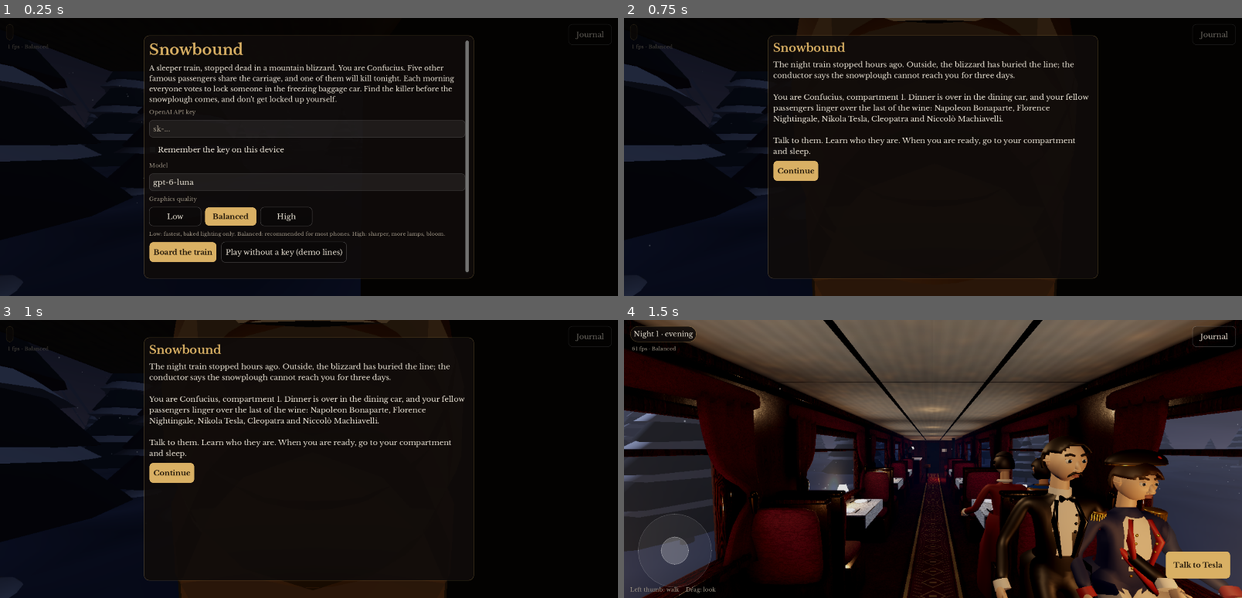
Above: before the commit, frames 1-4 (two rows, left to right).
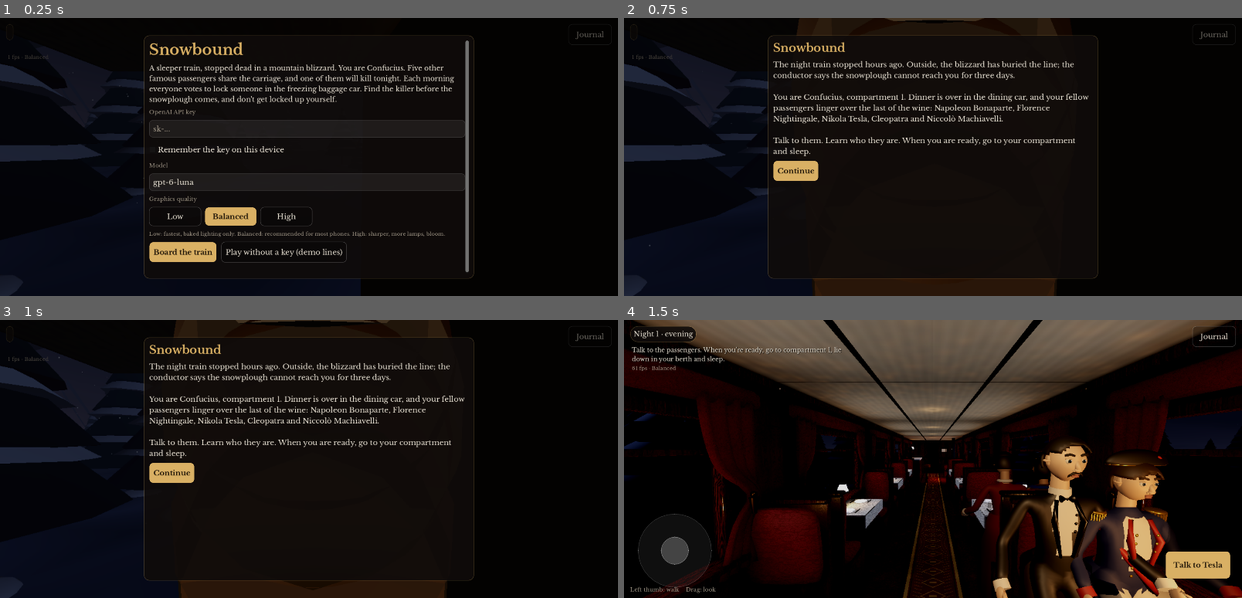
Above: after the commit, the same moments.

Repository: woj22/decomphq
Game: Godot game, scene res://main.tscn
The game is run twice, just before and just after one commit, with the same random seed, the same clock (stepped at 60 frames per second) and the same inputs.
Inputs:
- Up to frame 1 (0.25 s): no input
- Up to frame 2 (0.75 s): click "Play without a key (demo line…" at 0.5 s
- Up to frame 3 (1 s): no input
- Up to frame 4 (1.5 s): click "Continue" at 1.25 s

The runs differ from the first frame. In frame 1, less than 0.1% of the frame differs, in the area x 1-8%, y 9-15%; in frame 2, less than 0.1%; in frame 3, less than 0.1%; in frame 4, 21%, in the area x 0-100%, y 9-100%.

Commit message:
Snowbound 0.4: walk back to your room, closed carriage joins, night outside
- The walkable areas at the carriage join didn't overlap, so you couldn't walk
  from the dining car back to the sleeper. They now overlap at every join; a
  flood-fill check reaches every compartment, the office, the vestibule, the
  gangway and the bar from the dining car.
- The dining car gets an end wall at the gangway (panelling, a framed doorway,
  two wall lamps; baked), the vestibule gets a lamp and a ceiling, and the
  baggage door gets a frame that closes the slits around it.
- The sky follows the time of day: dark at evening and night, dawn in the
  morning, overcast daylight by day (sky, moonlight, fog, mountains, snow).
  Window glass no longer catches lamp light like a frosted panel, so night
  windows read as dark panes.
- A line under the phase says what to do next (sleep in your berth, walk into
  the dining car for the tribunal, ...).

Co-Authored-By: Claude Opus 5.5 <noreply@anthropic.com>
Claude-Session: https://claude.ai/code/session_018j8SHi8bFekQHFJ7qP3ouV

Diff:
--- /dev/null
+++ b/snowbound/assets/train/dining_entry_lights.json
@@ -0,0 +1,18 @@
+[
+ {
+  "pos": [
+   -0.95,
+   1.73,
+   0.21
+  ],
+  "kind": "sconce"
+ },
+ {
+  "pos": [
+   0.95,
+   1.73,
+   0.21
+  ],
+  "kind": "sconce"
+ }
+]
--- a/snowbound/assets/train/sleeper_rear_lights.json
+++ b/snowbound/assets/train/sleeper_rear_lights.json
@@ -14,5 +14,13 @@
    15.4
   ],
   "kind": "dome"
+ },
+ {
+  "pos": [
+   0.0,
+   2.03,
+   16.7
+  ],
+  "kind": "dome"
  }
 ]
--- a/snowbound/scripts/game.gd
+++ b/snowbound/scripts/game.gd
@@ -44,7 +44,8 @@
 # ------------------------------------------------------------------ phases
 func evening() -> void:
 	story.phase = "evening"
-	ui.set_phase("Night %d · evening" % story.night)
+	ui.set_phase("Night %d · evening" % story.night, "Talk to the passengers. When you're ready, go to compartment 1, lie down in your berth and sleep.")
+	train.set_time("night")
 	_seat_guests_dining(1.0)
 	_staff_positions()
 	for n in doors:
@@ -63,6 +64,7 @@
 		await _fade_card("The last night", "You lie down for the last time in this carriage. Toward dawn, through the wind, a deep mechanical rumble.")
 		await ending()
 		return
+	train.set_time("night")
 	await _fade_card("Night %d" % story.night, "You lie down in your berth. The wind leans on the carriage; the lamps tick as they cool. Somewhere a door slides.")
 	var res := story.resolve_night()
 	_clear_clues()
@@ -74,7 +76,8 @@
 		await ending()
 		return
 	story.phase = "morning"
-	ui.set_phase("Morning %d" % story.night)
+	ui.set_phase("Morning %d" % story.night, "Look at the scene if you like, then walk into the dining car: the tribunal starts when you enter.")
+	train.set_time("dawn")
 	player.put(Vector3(0.0, 0, Layout.compartment_z(1) + 1.1), -PI / 2.0)
 	for n in doors:
 		_set_door(n, true)
@@ -105,7 +108,7 @@
 	_tribunal_pending = false
 	_busy = true
 	story.phase = "tribunal"
-	ui.set_phase("Morning %d · tribunal" % story.night)
+	ui.set_phase("Morning %d · tribunal" % story.night, "")
 	if not story.player_locked:
 		player.sit(Layout.dining_seats()[4])
 	player.frozen = true
@@ -186,7 +189,8 @@
 func day() -> void:
 	story.phase = "day"
 	var d := story.night
-	ui.set_phase("Day %d · the train is still snowbound" % d)
+	ui.set_phase("Day %d · the train is still snowbound" % d, "Investigate: talk, knock on doors, search, ask the staff. Lie down in your berth to end the day." if not story.player_locked else "You are in the baggage car. Speak through the door; at nightfall, the train sleeps.")
+	train.set_time("day")
 	story.night += 1   # the next sleep is the next night
 	for id in story.free_guests():
 		var p: Person = people[id]
@@ -205,6 +209,7 @@
 
 func ending() -> void:
 	story.phase = "ending"
+	train.set_time("dawn")
 	var won := story.culprit in story.locked
 	var who: String = Cast.GUESTS[story.culprit]["name"]
 	var dead := story.victims.map(func(v): return Cast.display(v["id"]))
--- a/snowbound/scripts/layout.gd
+++ b/snowbound/scripts/layout.gd
@@ -10,18 +10,19 @@
 ## [x0, x1, z0, z1]
 static func walk_rects() -> Array:
 	var r := [
-		[0.55, 1.3, -1.35, 16.35],          # sleeper corridor (front vestibule to the rear)
+		# neighbouring areas overlap by at least 0.25 m so you can always walk across a join
+		[0.55, 1.3, -1.35, 16.75],          # sleeper corridor (front vestibule to the rear vestibule)
 		[-1.2, 0.3, 14.6, 16.2],            # conductor's office
-		[0.2, 0.62, 15.15, 15.75],          # office doorway
-		[-1.3, 1.3, 16.45, 16.95],          # rear vestibule
-		[-0.42, 0.42, 16.9, 17.75],         # gangway
+		[0.1, 0.7, 15.15, 15.75],           # office doorway
+		[-1.3, 1.3, 16.3, 17.0],            # rear vestibule
+		[-0.42, 0.42, 16.6, 18.0],          # gangway, through the dining car's end door
 		[-0.36, 0.36, 17.6, 31.75],         # dining aisle
 		[-0.75, 0.55, 27.35, 31.75],        # bar and stove end
 	]
 	for i in 6:
 		var z := i * BAY
 		r.append([-0.95, 0.32, z + 0.58, z + 1.55])   # compartment floor between the seat and the bed
-		r.append([0.15, 0.62, z + 0.26, z + 0.89])    # its doorway
+		r.append([0.0, 0.75, z + 0.26, z + 0.89])     # its doorway, overlapping the floor and the corridor
 	return r
 
 
--- a/snowbound/scripts/main.gd
+++ b/snowbound/scripts/main.gd
@@ -142,6 +142,10 @@
 		"window": [Vector3(-0.4, 1.4, 3.6), Vector3(-1.6, 1.3, 3.3)],
 		"dining": [Vector3(0.0, 1.55, 18.0), Vector3(0.0, 1.2, 30.0)],
 		"stove": [Vector3(0.3, 1.5, 27.0), Vector3(-1.2, 0.8, 29.5)],
+		"join_from_sleeper": [Vector3(0.9, 1.55, 15.2), Vector3(0.0, 1.3, 19.0)],
+		"join_from_dining": [Vector3(0.0, 1.55, 19.6), Vector3(0.4, 1.3, 16.0)],
+		"join_side": [Vector3(0.0, 1.5, 16.75), Vector3(-1.4, 1.2, 16.75)],
+		"baggage_door": [Vector3(0.0, 1.55, 30.2), Vector3(0.0, 1.3, 32.5)],
 	}
 	await get_tree().create_timer(1.5).timeout
 	for name in views:
--- a/snowbound/scripts/train.gd
+++ b/snowbound/scripts/train.gd
@@ -30,6 +30,12 @@
 const GLOW := {"LampShade": [Color(1.0, 0.74, 0.45), 1.6], "LampGlass": [Color(1.0, 0.86, 0.68), 2.2], "StoveGlow": [Color(1.0, 0.42, 0.12), 7.0]}
 
 var lights: Array[OmniLight3D] = []
+var _env: Environment
+var _sky_mat: ShaderMaterial
+var _moon: DirectionalLight3D
+var _ground_mat: ShaderMaterial
+var _snow_mats: Array[ShaderMaterial] = []
+var _ridge_mats: Array[StandardMaterial3D] = []
 var _flicker_t := 0.0
 var _snow: Array[GPUParticles3D] = []
 
@@ -44,6 +50,7 @@
 	for i in 4:
 		_place("dining_bay", Vector3(0, 0, DINING_Z + i * BAY))
 	_place("dining_end", Vector3(0, 0, DINING_Z + 4 * BAY))
+	_place("dining_entry", Vector3(0, 0, DINING_Z))
 	_outside()
 	_blizzard()
 
@@ -115,9 +122,16 @@
 	var g := StandardMaterial3D.new()
 	g.transparency = BaseMaterial3D.TRANSPARENCY_ALPHA
 	var c := (src as BaseMaterial3D).albedo_color if src is BaseMaterial3D else Color(0.7, 0.8, 0.9)
-	g.albedo_color = Color(c.r, c.g, c.b, 0.14 if src.resource_name == "Glass" else 0.55)
-	g.roughness = 0.04
-	g.metallic_specular = 0.9
+	if src.resource_name == "Glass":
+		# window glass: almost no diffuse colour (lamps would light it up like a frosted panel), only reflections,
+		# so at night the windows read as dark panes onto the snow
+		g.albedo_color = Color(0.02, 0.025, 0.035, 0.22)
+		g.roughness = 0.03
+		g.metallic_specular = 0.7
+	else:
+		g.albedo_color = Color(c.r, c.g, c.b, 0.55)
+		g.roughness = 0.04
+		g.metallic_specular = 0.9
 	g.cull_mode = BaseMaterial3D.CULL_DISABLED
 	_mat_cache[key] = g
 	return g
@@ -159,6 +173,7 @@
 	var sm := ShaderMaterial.new()
 	sm.shader = load("res://shaders/sky.gdshader")
 	sky.sky_material = sm
+	_sky_mat = sm
 	env.sky = sky
 	env.ambient_light_source = Environment.AMBIENT_SOURCE_COLOR
 	env.ambient_light_color = Color(0.3, 0.32, 0.42)
@@ -178,6 +193,7 @@
 	env.adjustment_enabled = true
 	env.adjustment_contrast = 1.12
 	env.adjustment_saturation = 0.95
+	_env = env
 	var we := WorldEnvironment.new()
 	we.environment = env
 	add_child(we)
@@ -187,6 +203,7 @@
 	moon.light_energy = 0.35
 	moon.light_cull_mask = 1 << 1  # outside only (layer 2)
 	add_child(moon)
+	_moon = moon
 
 
 func _outside() -> void:
@@ -200,6 +217,7 @@
 	ground.mesh = pm
 	var gm := ShaderMaterial.new()
 	gm.shader = load("res://shaders/snow_ground.gdshader")
+	_ground_mat = gm
 	ground.material_override = gm
 	ground.position = Vector3(0, -1.3, 15)
 	ground.layers = 2
@@ -234,8 +252,25 @@
 		mm.vertex_color_use_as_albedo = true
 		mm.roughness = 0.9
 		ridge.material_override = mm
+		_ridge_mats.append(mm)
 		ridge.layers = 2
 		add_child(ridge)
+
+
+## The light outside: "night" (evening and night), "dawn" (morning), "day" (overcast daylight).
+func set_time(t: String) -> void:
+	var day: float = {"night": 0.0, "dawn": 0.45, "day": 1.0}.get(t, 1.0)
+	var tw := create_tween().set_parallel(true)
+	tw.tween_method(func(v): _sky_mat.set_shader_parameter("daylight", v), _sky_mat.get_shader_parameter("daylight") if _sky_mat.get_shader_parameter("daylight") != null else 1.0, day, 1.5)
+	_sky_mat.set_shader_parameter("dawn", 1.0 if t == "dawn" else 0.0)
+	_moon.light_energy = lerpf(0.1, 0.35, day)
+	_moon.light_color = Color(0.45, 0.55, 0.9).lerp(Color(0.62, 0.68, 0.85), day)
+	_env.fog_light_color = Color(0.03, 0.04, 0.07).lerp(Color(0.2, 0.24, 0.36), day)
+	_env.ambient_light_energy = lerpf(0.12, 0.25, day)
+	for m in _snow_mats:
+		m.set_shader_parameter("colour", Color(0.85, 0.9, 1.0, 0.9) * Color(lerpf(0.3, 1.0, day), lerpf(0.32, 1.0, day), lerpf(0.4, 1.0, day), 1.0))
+	for m in _ridge_mats:
+		m.albedo_color = Color(1, 1, 1).lerp(Color(0.25, 0.28, 0.4), 1.0 - day)
 
 
 func _set_layer(n: Node, layer: int) -> void:
@@ -299,6 +334,7 @@
 		q.size = Vector2(0.05, 0.05)
 		var m := ShaderMaterial.new()
 		m.shader = preload("res://shaders/snowflake.gdshader")
+		_snow_mats.append(m)
 		q.material = m
 		p.draw_pass_1 = q
 		p.position = Vector3(side * 11.5, 2.5, 15)
--- a/snowbound/scripts/ui.gd
+++ b/snowbound/scripts/ui.gd
@@ -34,6 +34,7 @@
 var overlay: Control
 var hint: Label
 var fps_label: Label
+var goal_label: Label
 var _fps_t := 0.0
 var _joy_index := -1
 var _look_index := -2
@@ -176,6 +177,11 @@
 	root.add_child(hint)
 	fps_label = label("", 12, MUTED, false)
 	root.add_child(fps_label)
+	goal_label = label("", 14, TEXT)
+	goal_label.add_theme_color_override("font_shadow_color", Color(0, 0, 0, 0.8))
+	goal_label.add_theme_constant_override("shadow_offset_x", 1)
+	goal_label.add_theme_constant_override("shadow_offset_y", 1)
+	root.add_child(goal_label)
 	# conversation
 	talk_panel = PanelContainer.new()
 	talk_box = VBoxContainer.new()
@@ -246,7 +252,9 @@
 	joystick.position = Vector2(m + 18, s.y - 170 - m - 10)
 	action_btn.position = Vector2(s.x - action_btn.size.x - m - 12, s.y - action_btn.size.y - m - 30)
 	hint.position = Vector2(m, s.y - 28)
-	fps_label.position = Vector2(m + 4, m + 44)
+	goal_label.position = Vector2(m + 4, m + 46)
+	goal_label.size = Vector2(minf(520.0, s.x * 0.45), 0)
+	fps_label.position = Vector2(m + 4, m + 46 + goal_label.get_combined_minimum_size().y + 4)
 	var kb := 0.0
 	if DisplayServer.has_feature(DisplayServer.FEATURE_VIRTUAL_KEYBOARD):
 		kb = DisplayServer.virtual_keyboard_get_height() / maxf(1.0, get_window().content_scale_factor)
@@ -268,8 +276,10 @@
 		fps_label.text = "%d fps · %s" % [Engine.get_frames_per_second(), Quality.NAMES[Quality.level]]
 
 
-func set_phase(t: String) -> void:
+func set_phase(t: String, goal := "") -> void:
 	phase_label.text = t
+	goal_label.text = goal
+	_layout()
 
 
 func set_action(text: String) -> void:
--- a/snowbound/shaders/sky.gdshader
+++ b/snowbound/shaders/sky.gdshader
@@ -9,6 +9,9 @@
 	return mix(mix(hash(i), hash(i + vec2(1, 0)), u.x), mix(hash(i + vec2(0, 1)), hash(i + vec2(1, 1)), u.x), u.y);
 }
 float fbm(vec2 p) { float v = 0.0, a = 0.5; for (int k = 0; k < 3; k++) { v += a * noise(p); p *= 2.03; a *= 0.5; } return v; }
+
+uniform float daylight : hint_range(0.0, 1.0) = 1.0;   // 0 = night, 1 = overcast day
+uniform float dawn : hint_range(0.0, 1.0) = 0.0;       // warm band low in the east at sunrise
 
 void sky() {
 	vec3 d = EYEDIR;
@@ -22,5 +25,10 @@
 	float c = fbm(uv * 0.8);   // static: a sky that uses TIME re-renders its radiance every frame
 	col = mix(col, vec3(0.2, 0.22, 0.3), smoothstep(0.45, 0.8, c) * 0.55 * (1.0 - h * 0.5));
 	if (d.y < 0.0) { col = mix(horizon * 0.9, vec3(0.25, 0.28, 0.36), clamp(-d.y * 4.0, 0.0, 1.0)); }
+	vec3 night = mix(vec3(0.03, 0.04, 0.08), vec3(0.006, 0.008, 0.02), pow(h, 0.4));
+	night += vec3(0.02, 0.025, 0.04) * smoothstep(0.45, 0.8, c);          // storm cloud faintly lit by the moon
+	col = mix(night, col, daylight);
+	float east = pow(max(dot(normalize(vec3(d.x, 0.0, d.z)), normalize(vec3(1.0, 0.0, 0.3))), 0.0), 3.0);
+	col += vec3(0.5, 0.28, 0.2) * east * exp(-h * 6.0) * dawn;
 	COLOR = col;
 }
Binary file changed: snowbound/assets/train/dining_end.glb
Binary file changed: snowbound/assets/train/dining_end_lm.png
Binary file added: snowbound/assets/train/dining_entry.glb
Not shown, added: snowbound/assets/train/dining_entry.glb.import
Binary file added: snowbound/assets/train/dining_entry_lm.png
Not shown, added: snowbound/assets/train/dining_entry_lm.png.import
Binary file changed: snowbound/assets/train/sleeper_rear.glb
Binary file changed: snowbound/assets/train/sleeper_rear_lm.png
Not shown, changed: snowbound/export_presets.cfg
Not shown, changed: snowbound/apk/snowbound.apk
